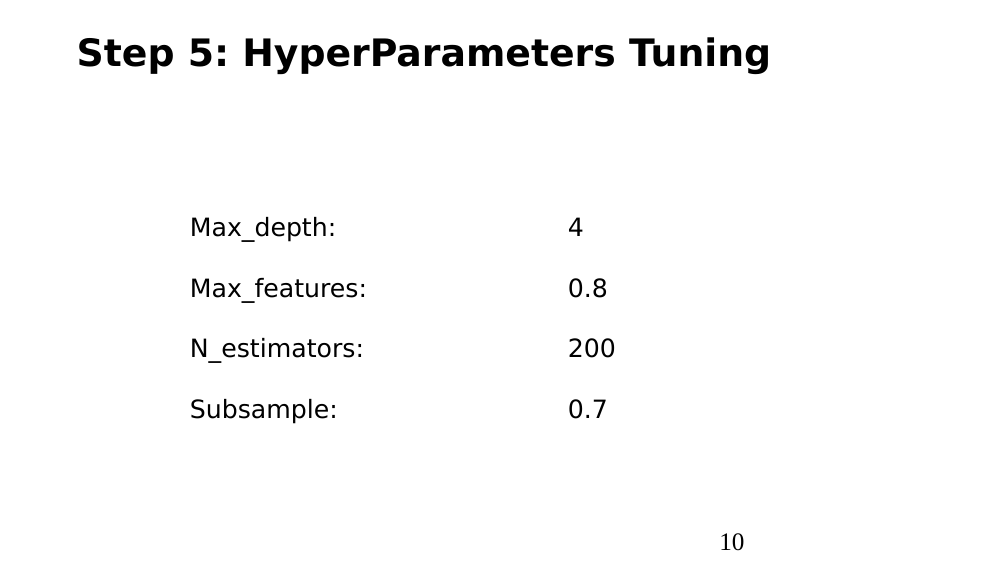
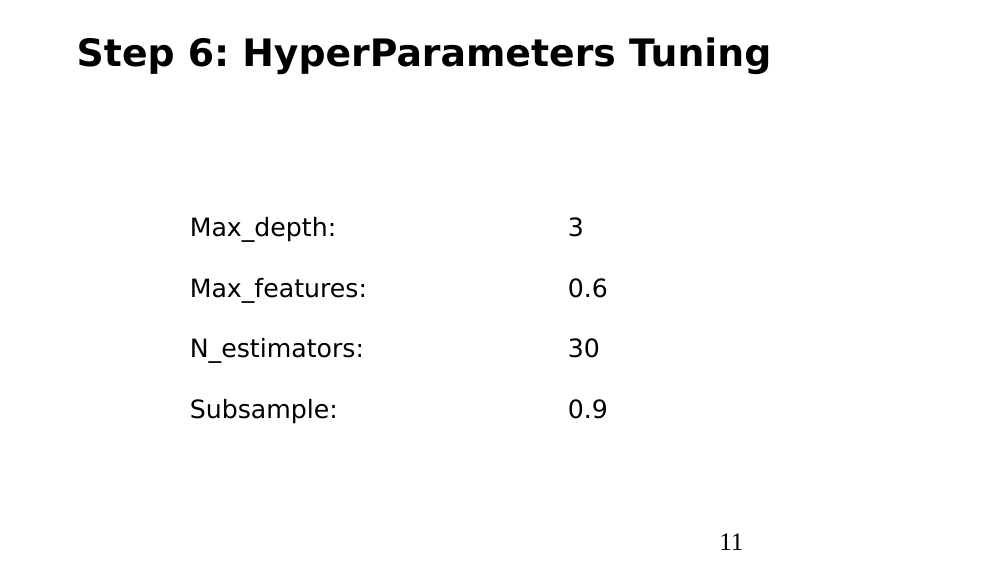
Before and after one commit to JackXIN88888/students_dropout, a slide deck: slide 11 of Student_Dropout.pptx (slide 10 before the commit). Drawn at 1008x567 pixels with LibreOffice and Linux fonts; fonts in the diff are those of the drawing. Boxes give left, top, right and bottom in pixels: in the first picture for what was removed or moved away, otherwise in the second. Text is boxed around its words. In the diff, an @@ line names an element or a change of style, - is before the commit and + after.

```diff
--- a/Student_Dropout.pptx
+++ b/Student_Dropout.pptx
@@ text at (x1=77, y1=37, x2=771, y2=74): text changed @@
-Step 5: HyperParameters Tuning
+Step 6: HyperParameters Tuning
@@ text at (x1=190, y1=217, x2=608, y2=424): text changed @@
-Max_depth: 4
-Max_features: 0.8
-N_estimators: 200
-Subsample: 0.7
+Max_depth: 3
+Max_features: 0.6
+N_estimators: 30
+Subsample: 0.9
@@ page number at (x1=719, y1=533, x2=743, y2=550): text changed @@
-10
+11
```
Also in this commit, not shown: 1 slide added, 2 other files.
